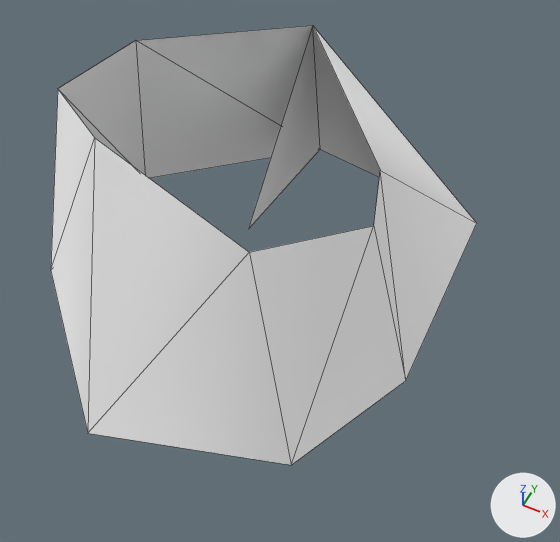
What one commit did to the OBJ model Assets/Art/Nova1492/GXConverted/Models/Unknown/Review/datan_common__2_44c623c6.obj.
Rendered twice from a 50 mm camera at (2.01, -3.5, 4.79) aimed at (0.39, -0.26, 0.73). Arrows for +X, +Y and +Z are at lower right; the lights stay in place. The first picture is the older version. Mesh edges are drawn as thin lines. Where no turn or scale is listed for an object, it has been applied to the vertices.

The older version as bpy lines, for what is in view:
```python
me_datan_common__2_44c623c6 = bpy.data.meshes.new('datan_common__2_44c623c6')
me_datan_common__2_44c623c6.from_pydata(...)  # 15 vertices, 15 faces; spans x -1.56..1.41, y -1.65..1.84, z 0.05..2.08
me_datan_common__2_44c623c6.materials.append(mat_datan_common__2_44c623c6)  # white #ffffff
ob_datan_common__2_44c623c6 = bpy.data.objects.new('datan_common__2_44c623c6', me_datan_common__2_44c623c6)
ob_datan_common__2_44c623c6.location = (0.0, 0.0, 0.0)
```
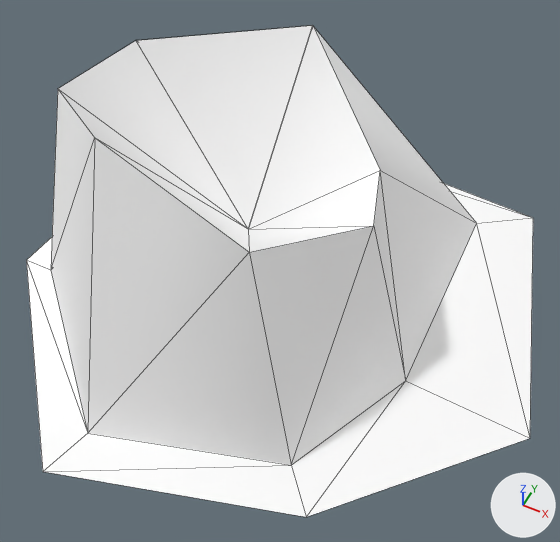
Boxes [x1, y1, x2, y2] around the edits, measured in the pictures (560 x 542 px):
'datan_common__2_44c623c6_mesh02', added: after [26, 184, 533, 517]
'datan_common__2_44c623c6_mesh00', added: after [58, 25, 380, 252]

Edits to the bpy script that builds the scene:
```text
Add me_datan_common__2_44c623c6_mesh02:
    me_datan_common__2_44c623c6_mesh02.from_pydata([(-0.46, 2.11, 0.0), (-1.49, 0.75, 0.05), (-0.23, 1.84, 0.05), (-1.76, 0.97, 0.0), (-1.56, -0.54, 0.05), (-1.85, -0.51, 0.0), (-0.39, -1.65, 0.05), (-0.52, -2.0, 0.0), (0.96, -1.24, 0.05), (1.2, -1.5, 0.0), (1.41, -0.26, 0.05), (2.34, -0.29, 0.0), (1.39, 1.54, 0.05), (1.81, 1.88, 0.0)], [], [(0, 1, 2), (0, 3, 1), (3, 4, 1), (3, 5, 4), (5, 6, 4), (5, 7, 6), (7, 8, 6), (7, 9, 8), (9, 10, 8), (9, 11, 10), (11, 12, 10), (11, 13, 12), (13, 2, 12), (13, 0, 2)])
    me_datan_common__2_44c623c6_mesh02.materials.append(mat_datan_common__2_44c623c6)  # white #ffffff
Add me_datan_common__2_44c623c6_mesh00:
    me_datan_common__2_44c623c6_mesh00.from_pydata([(0.0, 0.0, 0.74), (-0.08, 1.23, 1.73), (-1.08, 0.4, 1.78), (-1.06, -0.46, 1.92), (-0.43, -0.91, 2.08), (0.46, -0.8, 1.48), (0.94, 0.01, 1.19), (0.72, 0.73, 1.02)], [], [(0, 1, 2), (0, 2, 3), (0, 3, 4), (0, 4, 5), (0, 5, 6), (0, 6, 7), (0, 7, 1)])
    me_datan_common__2_44c623c6_mesh00.materials.append(mat_datan_common__2_44c623c6)  # white #ffffff
Add ob_datan_common__2_44c623c6_mesh02:
    ob_datan_common__2_44c623c6_mesh02 = bpy.data.objects.new('datan_common__2_44c623c6_mesh02', me_datan_common__2_44c623c6_mesh02)
    ob_datan_common__2_44c623c6_mesh02.location = (0.0, 0.0, 0.0)
Add ob_datan_common__2_44c623c6_mesh00:
    ob_datan_common__2_44c623c6_mesh00 = bpy.data.objects.new('datan_common__2_44c623c6_mesh00', me_datan_common__2_44c623c6_mesh00)
    ob_datan_common__2_44c623c6_mesh00.location = (0.0, 0.0, 0.0)
```
